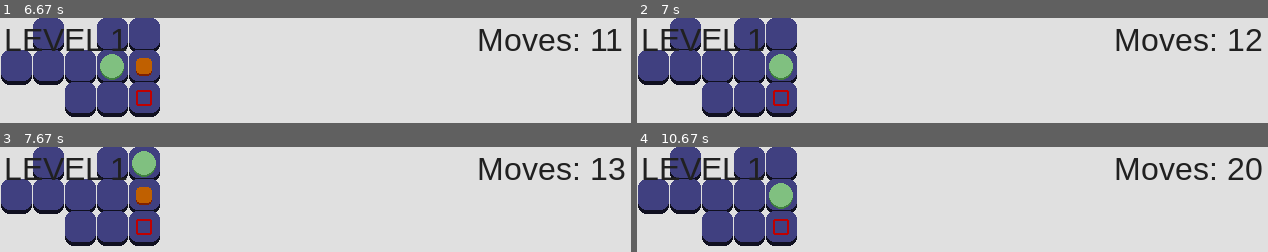
Above: before the commit, frames 1-4 (two rows, left to right).
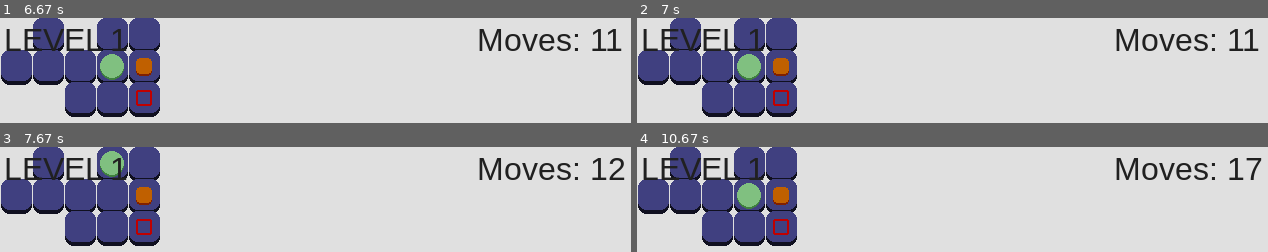
Above: after the commit, the same moments.

Repository: JasonNumberThirteen/pygameSokoban
Game: pygame game, started from sokoban.py
The game is run twice, just before and just after one commit, with the same random seed, the same clock (stepped at 60 frames per second) and the same inputs.
Inputs:
- Up to frame 1 (6.67 s): hold A 0.33-0.87 s; hold A 1.23-1.63 s; tap D at 2.07 s; hold D 2.4-3.03 s; hold A 3.07-3.53 s; hold D 3.57-4.03 s; hold D 4.07-4.53 s; hold A 4.57-5.1 s; hold S 5.13-5.43 s; hold W 5.9-6.27 s; hold D from 6.3 s (still down)
- Up to frame 2 (7 s): release D at 6.93 s; hold D from 6.97 s (still down)
- Up to frame 3 (7.67 s): release D at 7.43 s; hold W from 7.47 s (still down)
- Up to frame 4 (10.67 s): release W at 7.77 s; hold A 7.8-8.33 s; hold S 8.37-8.67 s; hold A 8.7-9.1 s; hold S 9.13-9.5 s; hold D 9.53-10 s; hold W 10.03-10.33 s; hold D from 10.37 s (still down)

Frame 1 is identical in both runs. In frame 2, 1.7% of the frame differs, in the area x 15-100%, y 10-60%; in frame 3, 1.6%; in frame 4, 2.0%.

Commit message:
Add boxes detection for player movement

Diff:
--- a/box.py
+++ b/box.py
@@ -12,3 +12,18 @@
 
 		pygame.draw.rect(surface, constants.BOX_SHADE_COLOR, pygame.Rect(x, y + constants.BOX_SHADE_OFFSET, constants.BOX_WIDTH, constants.BOX_HEIGHT), 0, constants.BOX_BORDER_RADIUS)
 		pygame.draw.rect(surface, constants.BOX_COLOR, pygame.Rect(x, y, constants.BOX_WIDTH, constants.BOX_HEIGHT), 0, constants.BOX_BORDER_RADIUS)
+
+	def can_be_moved(self, level, offset_x, offset_y):
+		for t in level.tiles:
+			if self.x + offset_x == t.x and self.y + offset_y == t.y:
+				return True
+
+		return False
+
+	def move(self, level, offset_x, offset_y):
+		self.x += offset_x
+		self.y += offset_y
+
+		for bs in level.boxes_slots:
+			if self.x == bs.x and self.y == bs.y:
+				print("Inserted box to the correct place!")
--- a/player.py
+++ b/player.py
@@ -45,6 +45,10 @@
 	def can_move_to(self, level, offset_x, offset_y):
 		for t in level.tiles:
 			if self.x + offset_x == t.x and self.y + offset_y == t.y:
+				for b in level.boxes:
+					if self.x + offset_x == b.x and self.y + offset_y == b.y:
+						return b.can_be_moved(level, offset_x, offset_y)
+
 				return True
 
 		return False
